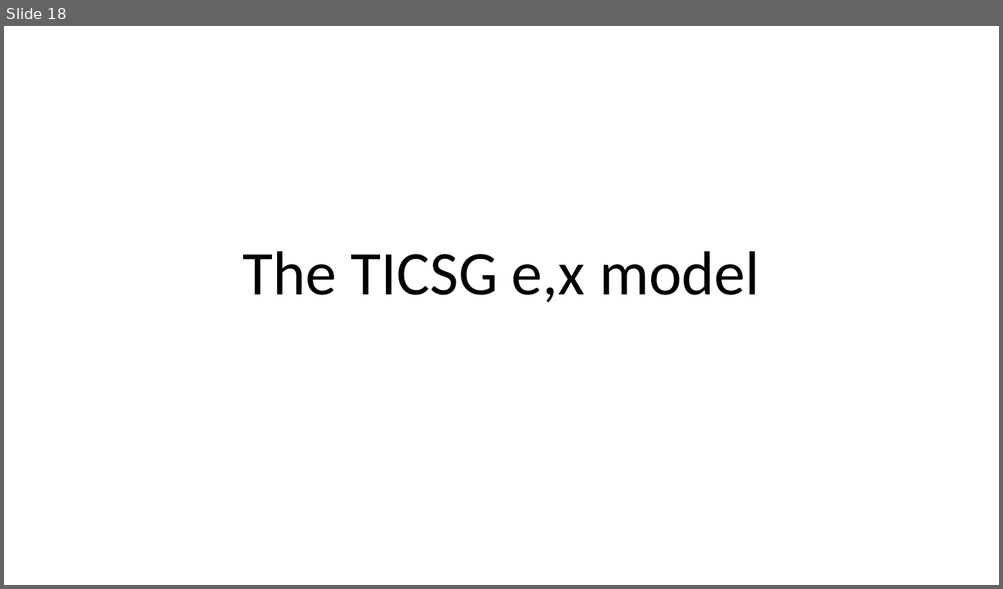
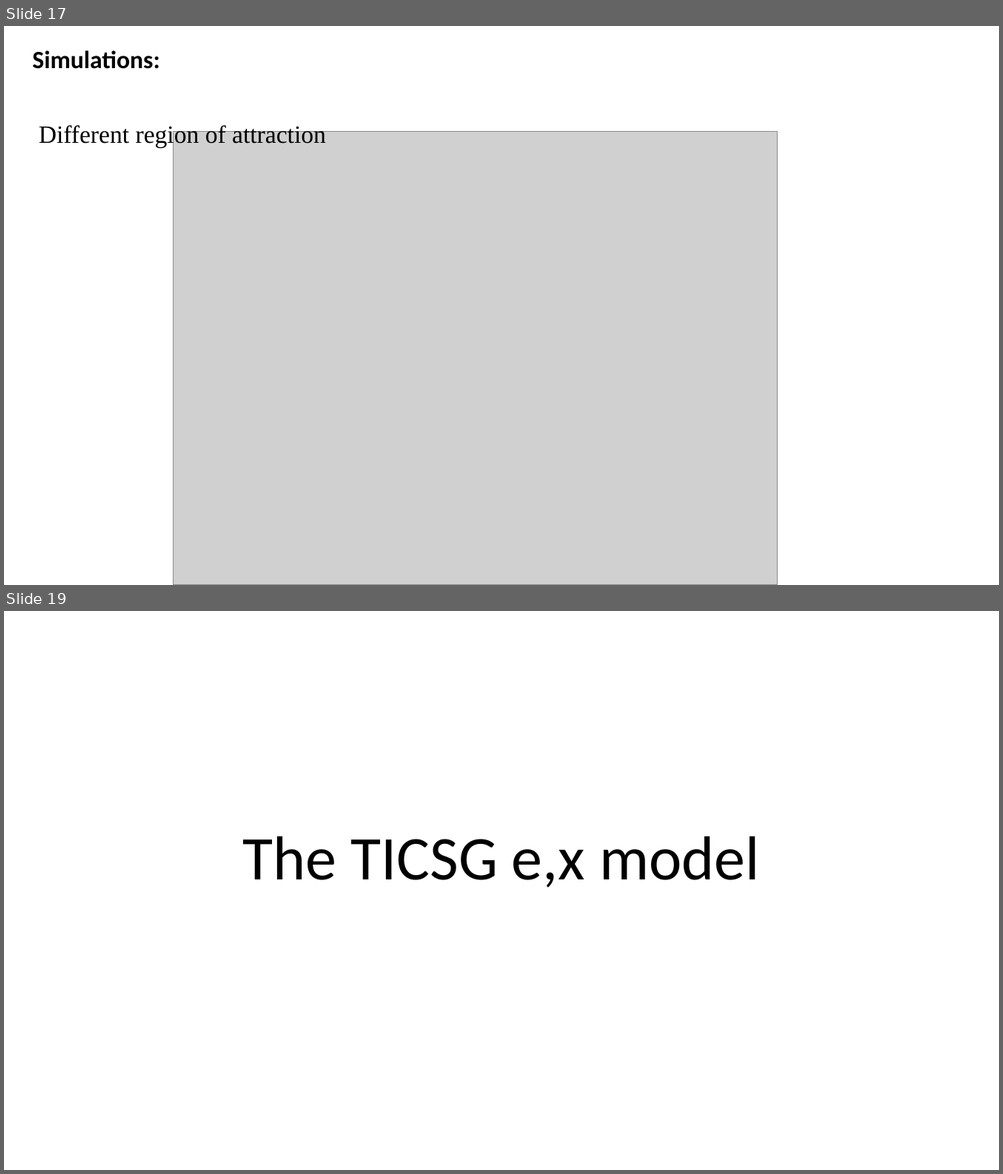
Before and after one commit to eladven/thesis, a slide deck: Presentations/Seminar.pptx. Shown one above the other, each under a label of ours: slide 18 before the commit, slides 17 and 19 after it; the slides between them are not shown. The pictures are 1003x589 and 1003x1174 pixels, drawn with LibreOffice and Linux fonts; fonts in the diff are those of the drawing; grey boxes stand for pictures. Boxes give left, top, right and bottom in pixels: in the first picture for what was removed or moved away, otherwise in the second. Text is boxed around its words. In the diff, an @@ line names an element or a change of style, - is before the commit and + after.

```diff
--- a/Presentations/Seminar.pptx
+++ b/Presentations/Seminar.pptx
@@ slide 17 added at (x1=4, y1=26, x2=999, y2=585), background #FFFFFF @@
@@ subtitle added at (x1=32, y1=50, x2=326, y2=147), 24 pt, text #000000 @@
+Simulations:
+Different region of attraction
@@ picture added at (x1=173, y1=131, x2=777, y2=585) @@
@@ what was slide 18 is now slide 19 @@
```
Also in this commit, not shown: 17 other slides added, 17 slides removed, 1 other file.
